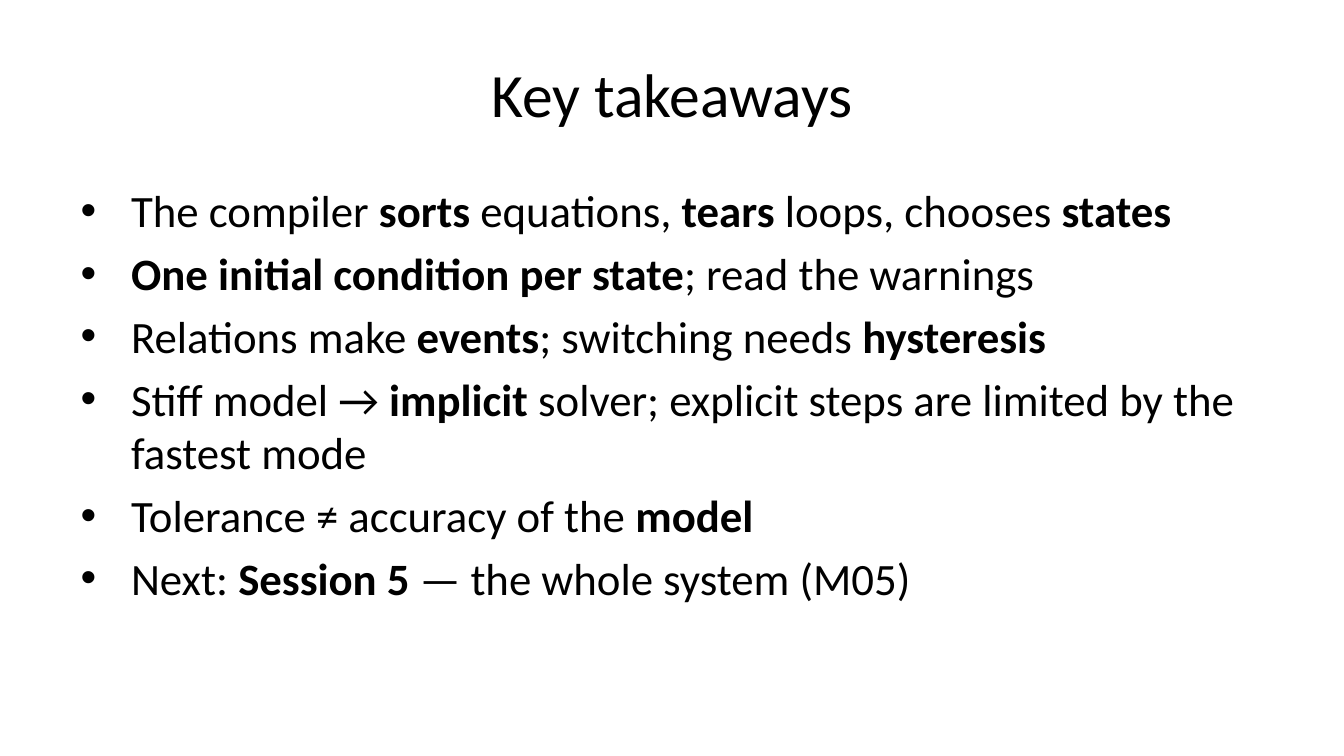
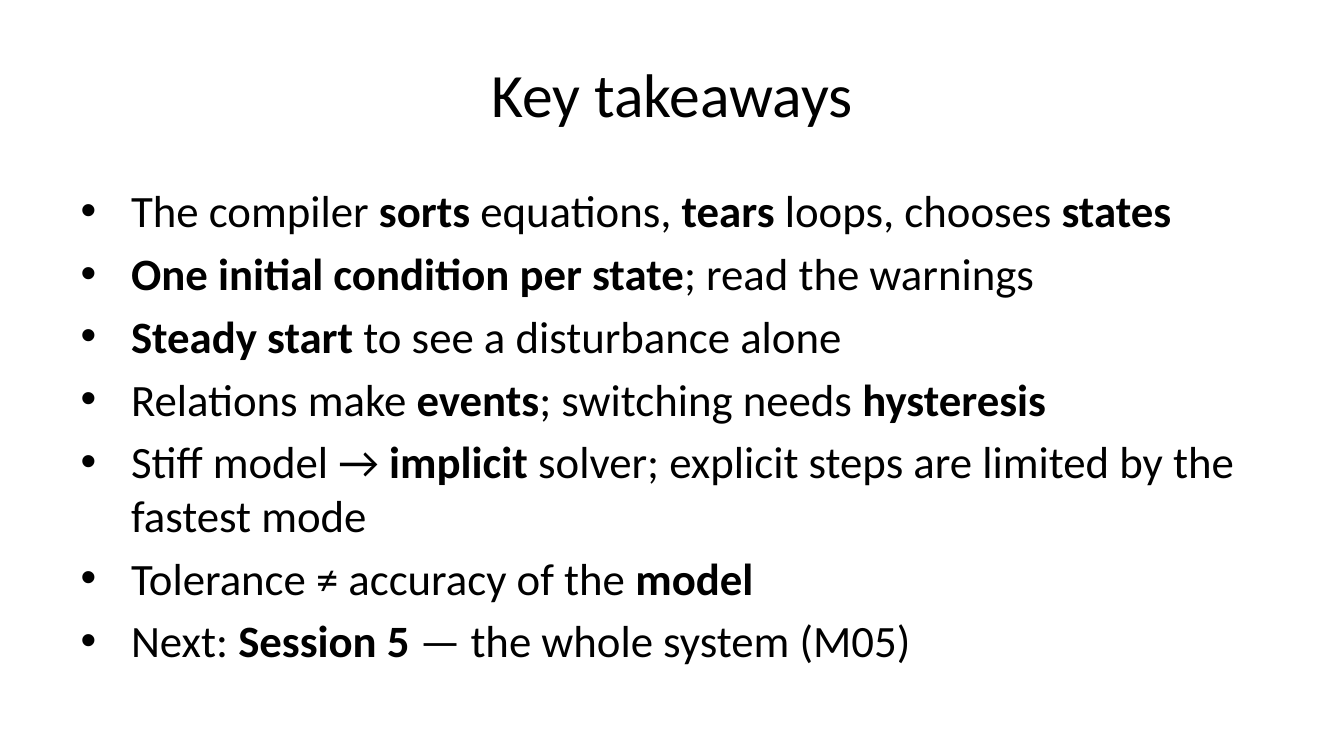
Before and after one commit to DSSchiera/energy-systems-modelica-python-course-participant, a slide deck: slide 28 of slides/session_04/session_04.pptx (slide 25 before the commit). Drawn at 1344x756 pixels with LibreOffice and Linux fonts; fonts in the diff are those of the drawing. Boxes give left, top, right and bottom in pixels: in the first picture for what was removed or moved away, otherwise in the second. Text is boxed around its words. In the diff, an @@ line names an element or a change of style, - is before the commit and + after.

```diff
--- a/slides/session_04/session_04.pptx
+++ b/slides/session_04/session_04.pptx
@@ text at box(131, 321, 841, 360): paragraph added @@
+• Steady start to see a disturbance alone
```
Also in this commit, not shown: 2 other slides changed, 5 slides added, 2 slides removed, 11 other files.
